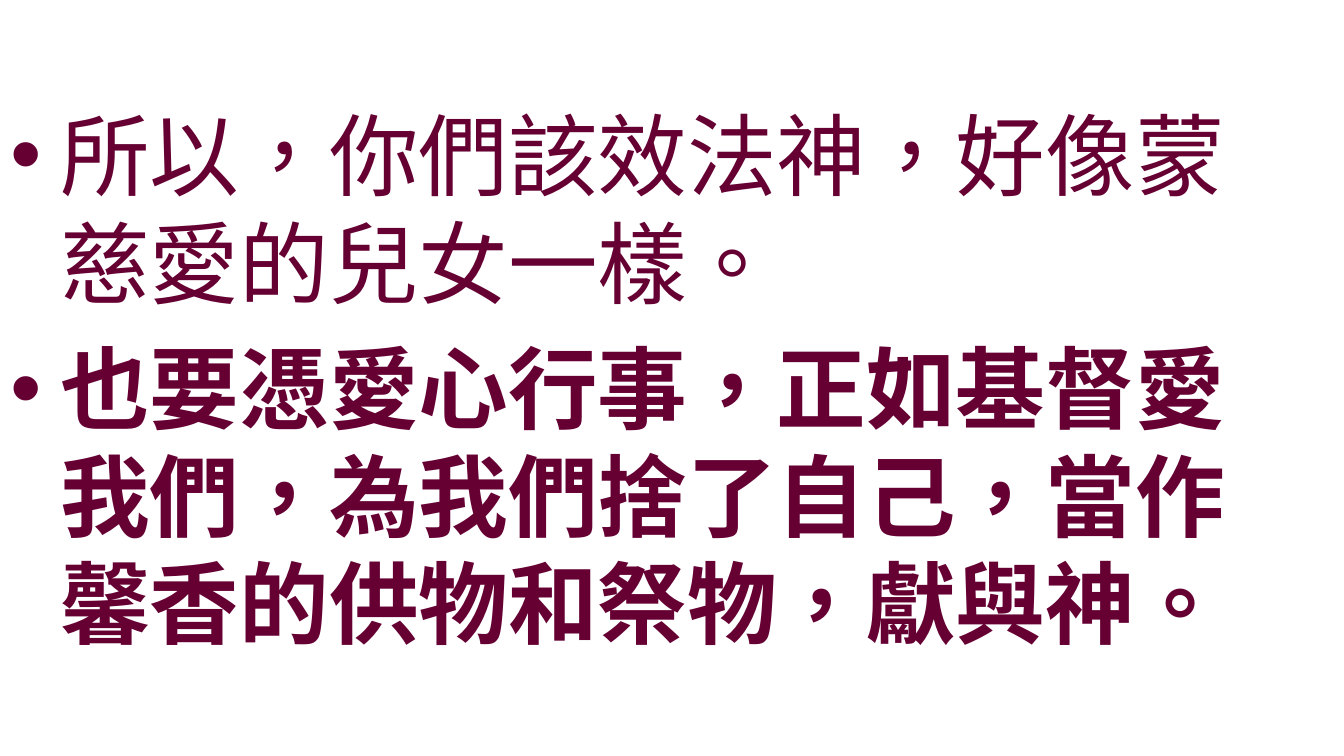
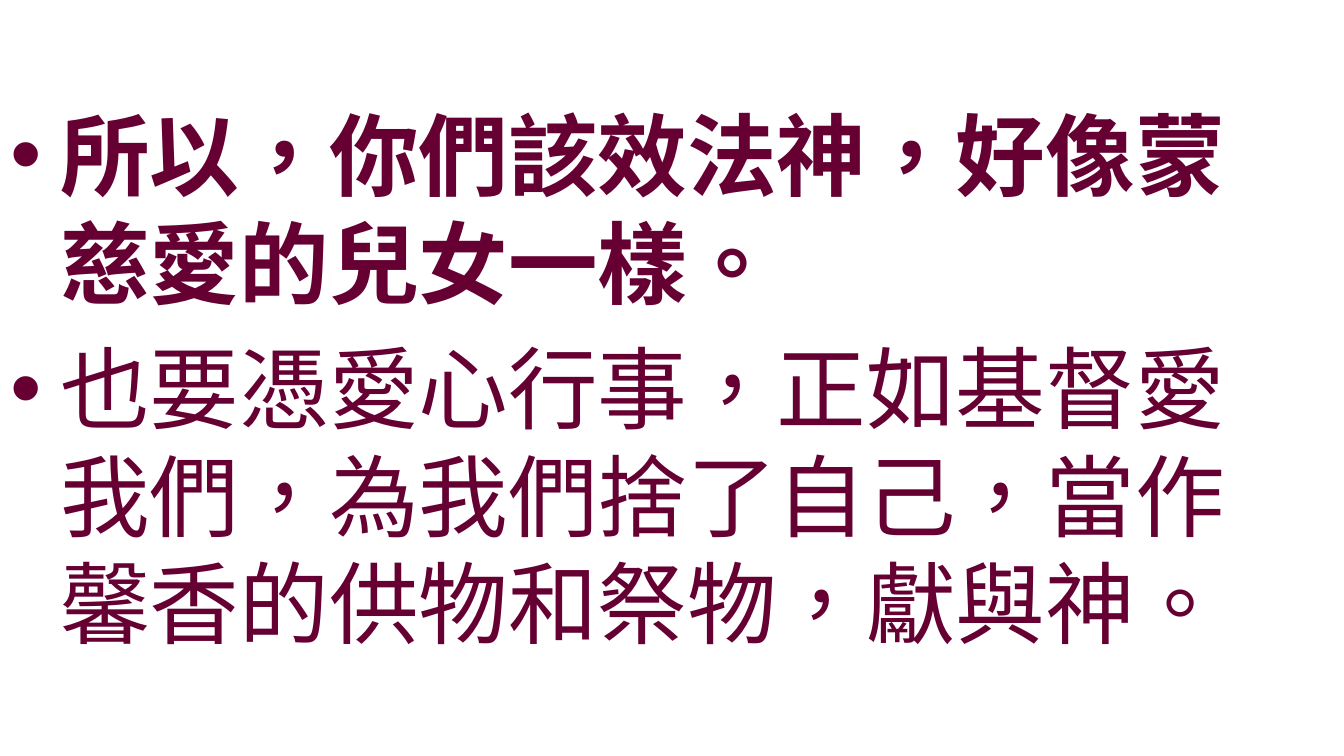
Before and after one commit to batisuoc/worship-resources, a slide deck: slide 6 of 120信徒生活.pptx. Drawn at 1344x756 pixels with LibreOffice and Linux fonts; fonts in the diff are those of the drawing; background and template pictures are left out. Boxes give left, top, right and bottom in pixels: in the first picture for what was removed or moved away, otherwise in the second. Text is boxed around its words. In the diff, an @@ line names an element or a change of style, - is before the commit and + after.

```diff
--- a/120信徒生活.pptx
+++ b/120信徒生活.pptx
@@ text "所以，你們該效法神，好像蒙慈愛的兒女一樣。" at <box>60,112,1224,645</box>: bold on in "所以，你們該效法神，好像蒙慈愛的兒女一樣。"; bold off in "也要憑愛心行事，正如基督愛我們，為我們捨了自己，當作馨香的供物和祭物，獻與神。" @@
```
Also in this commit, not shown: 13 other slides changed.
